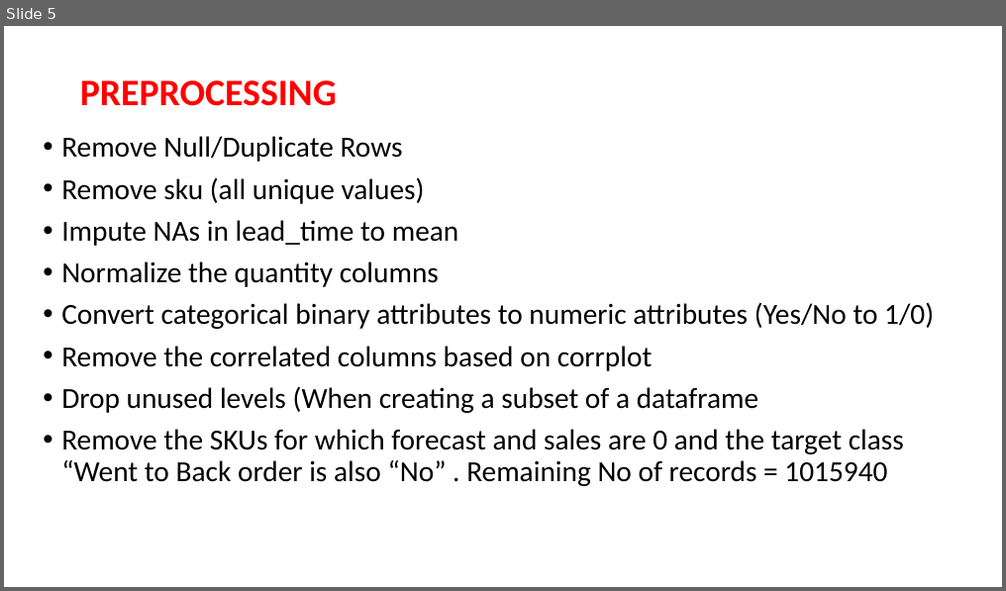
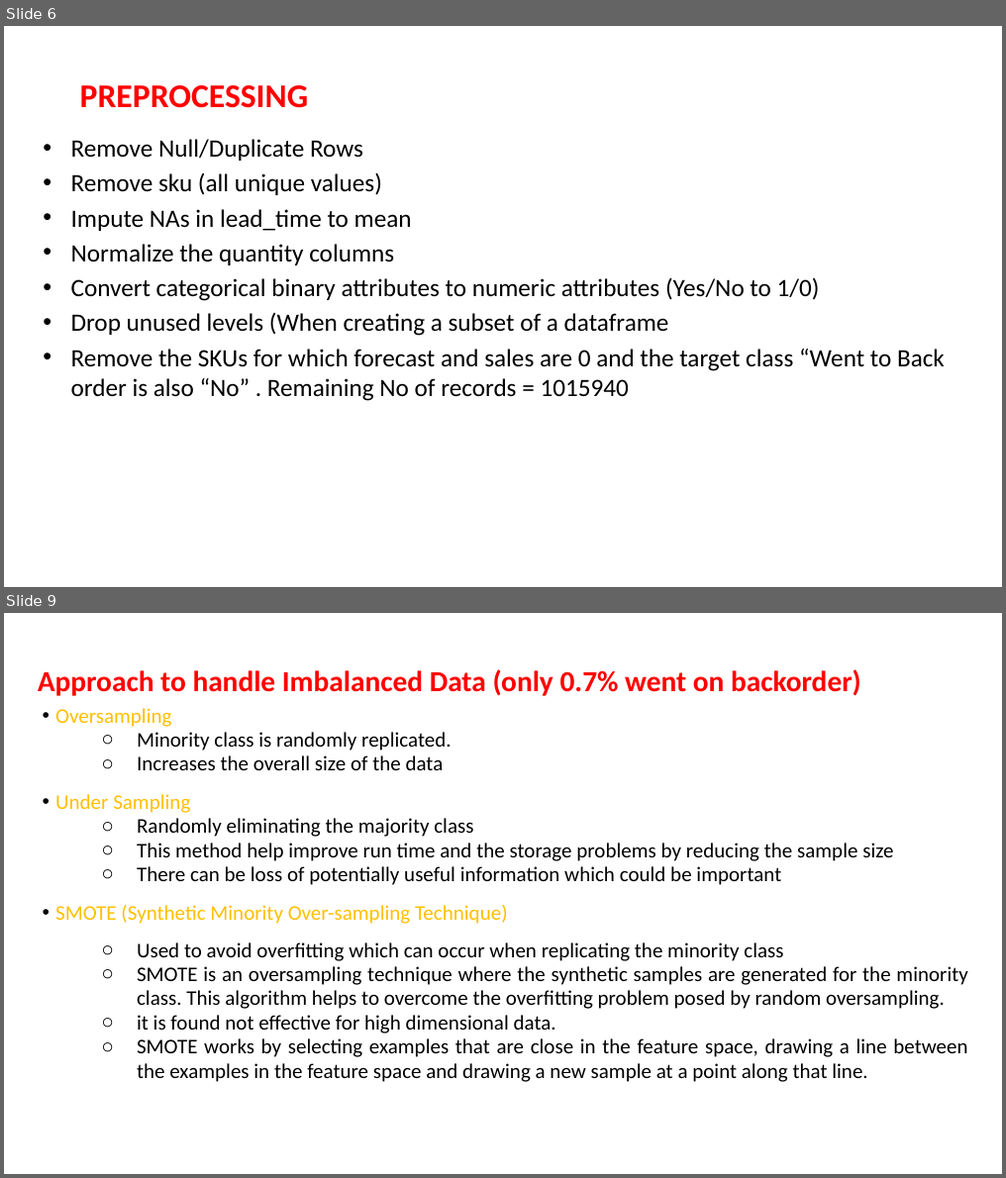
Before and after one commit to Souvik-karmakar/Inventory-Management-Project, a slide deck: INVENTORY MANAGEMENTppt.pptx. Shown one above the other, each under a label of ours: slide 5 before the commit, slides 6 and 9 after it; the slides between them are not shown. The pictures are 1006x591 and 1006x1178 pixels, drawn with LibreOffice and Linux fonts; fonts in the diff are those of the drawing; background and template pictures are left out. Boxes give left, top, right and bottom in pixels: in the first picture for what was removed or moved away, otherwise in the second. Text is boxed around its words. In the diff, an @@ line names an element or a change of style, - is before the commit and + after.

```diff
--- a/INVENTORY MANAGEMENTppt.pptx
+++ b/INVENTORY MANAGEMENTppt.pptx
@@ slide 9 added at (4, 613, 1002, 1174), background picture (left out) @@
@@ title added at (38, 669, 861, 696), 28 pt, text #FF0000, bold @@
+Approach to handle Imbalanced Data (only 0.7% went on backorder)
@@ text added at (55, 708, 967, 1082), 20 pt, text #000000 @@
+• Oversampling
+  ○ Minority class is randomly replicated.
+  ○ Increases the overall size of the data
+• Under Sampling
+  ○ Randomly eliminating the majority class
+  ○ This method help improve run time and the storage problems by reducing the sample size
+  ○ There can be loss of potentially useful information which could be important
+• SMOTE (Synthetic Minority Over-sampling Technique)
+  ○ Used to avoid overfitting which can occur when replicating the minority class
+  ○ SMOTE is an oversampling technique where the synthetic samples are generated for the minority class. This algorithm helps to overcome the overfitting problem posed by random oversampling.
+  ○ it is found not effective for high dimensional data.
+  ○ SMOTE works by selecting examples that are close in the feature space, drawing a line between the examples in the feature space and drawing a new sample at a point along that line.
@@ what was slide 5 is now slide 6 @@
@@ slide 6 changed as well @@
@@ title "PREPROCESSING" at (80, 85, 308, 108): size 36 to 32 pt; line spacing 0.9 to 1 @@
@@ text "Remove Null/Duplicate Rows" at (71, 139, 944, 401): size 28 to 24 pt; indent changed; line spacing 0.9 to 1; less space between paragraphs @@
@@ text at (61, 346, 652, 372): paragraph removed @@
-• Remove the correlated columns based on corrplot
```
Also in this commit, not shown: 4 other slides changed, 9 other slides added.
